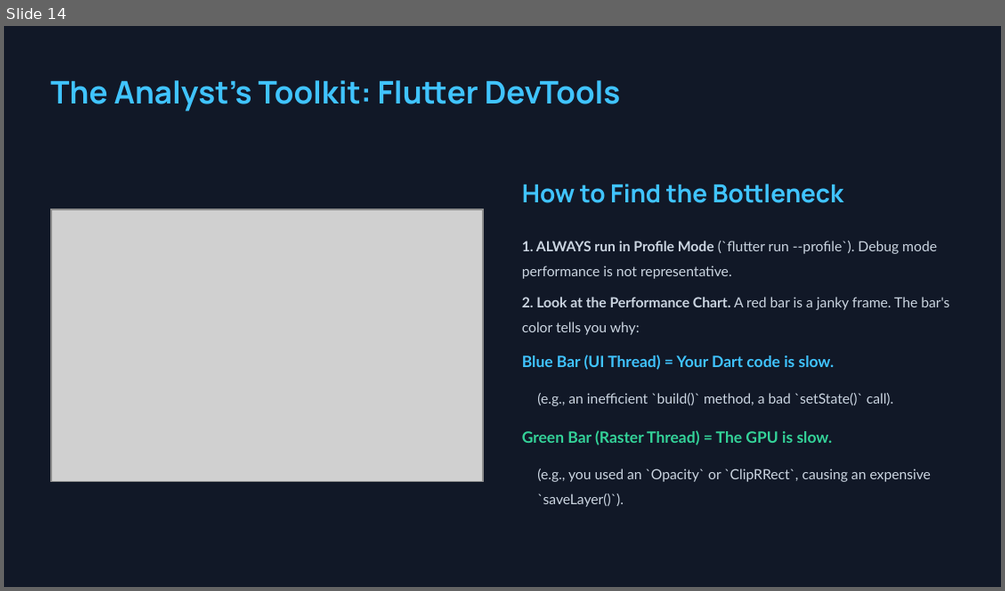
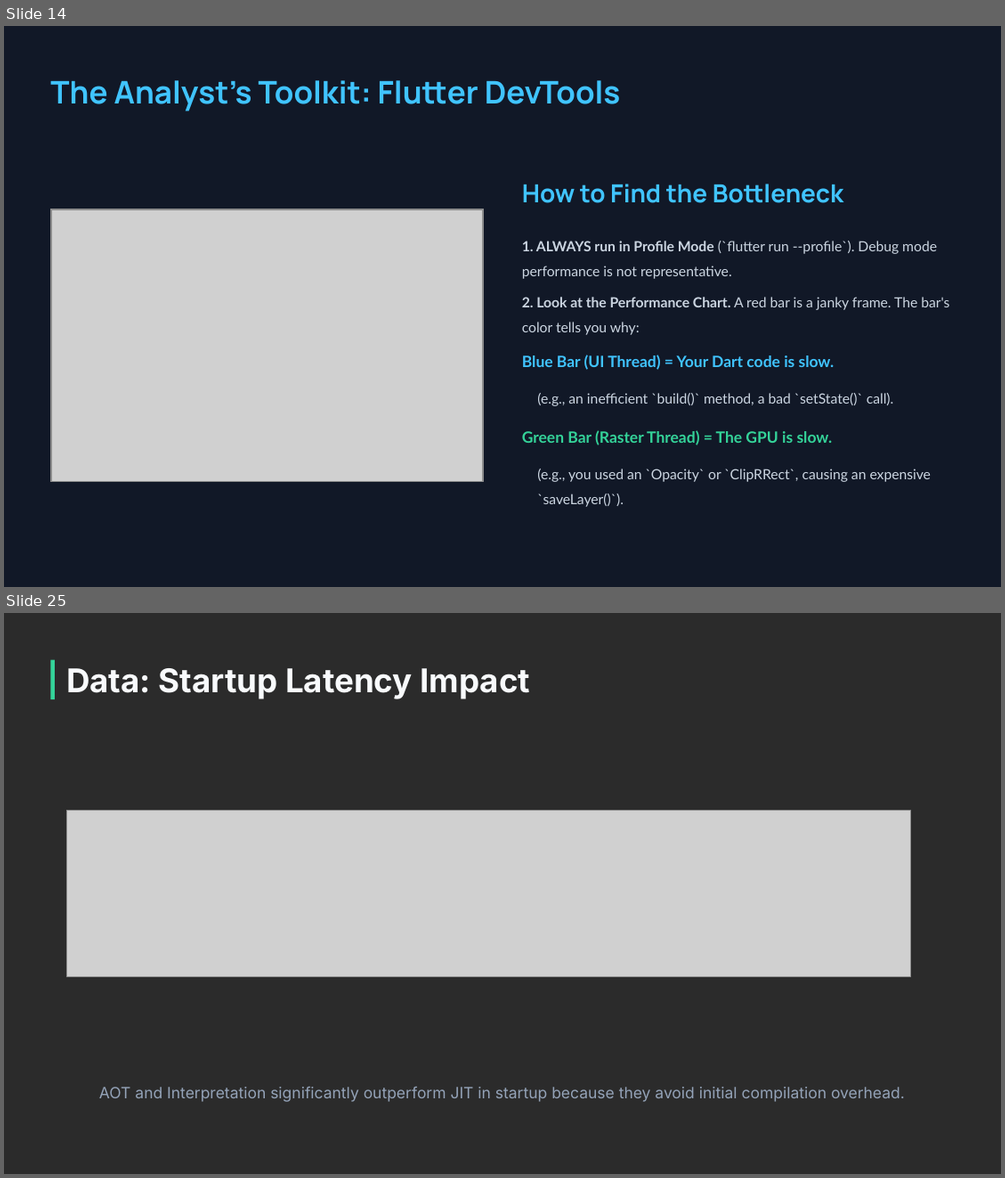
Before and after one commit to rusudinu/mobile-and-embedded-computing, a slide deck: w11/c11/Mobile-and-Embedded-Lecture11.pptx. Shown one above the other, each under a label of ours: slide 14 before the commit, slides 14 and 25 after it; the slides between them are not shown. The pictures are 1005x591 and 1005x1178 pixels, drawn with LibreOffice and Linux fonts; fonts in the diff are those of the drawing; grey boxes stand for pictures; background and template pictures are left out; a plain dark background stands for a picture behind light text. Boxes give left, top, right and bottom in pixels: in the first picture for what was removed or moved away, otherwise in the second. Text is boxed around its words. In the diff, an @@ line names an element or a change of style, - is before the commit and + after.

```diff
--- a/w11/c11/Mobile-and-Embedded-Lecture11.pptx
+++ b/w11/c11/Mobile-and-Embedded-Lecture11.pptx
@@ slide 25 added at [4,613,1001,1174], background picture (left out) @@
@@ rectangle added at [50,659,54,699], fill #34D399 @@
@@ text added at [66,668,531,699], 31.5 pt, text #F8FAFC, bold @@
+Data: Startup Latency Impact
@@ picture added at [66,811,910,976] @@
@@ text added at [99,1086,905,1102], 15 pt, text #94A3B8 @@
+AOT and Interpretation significantly outperform JIT in startup because they avoid initial compilation overhead.
```
Also in this commit, not shown: 1 slide changed, 24 other slides added, 9 other files.
